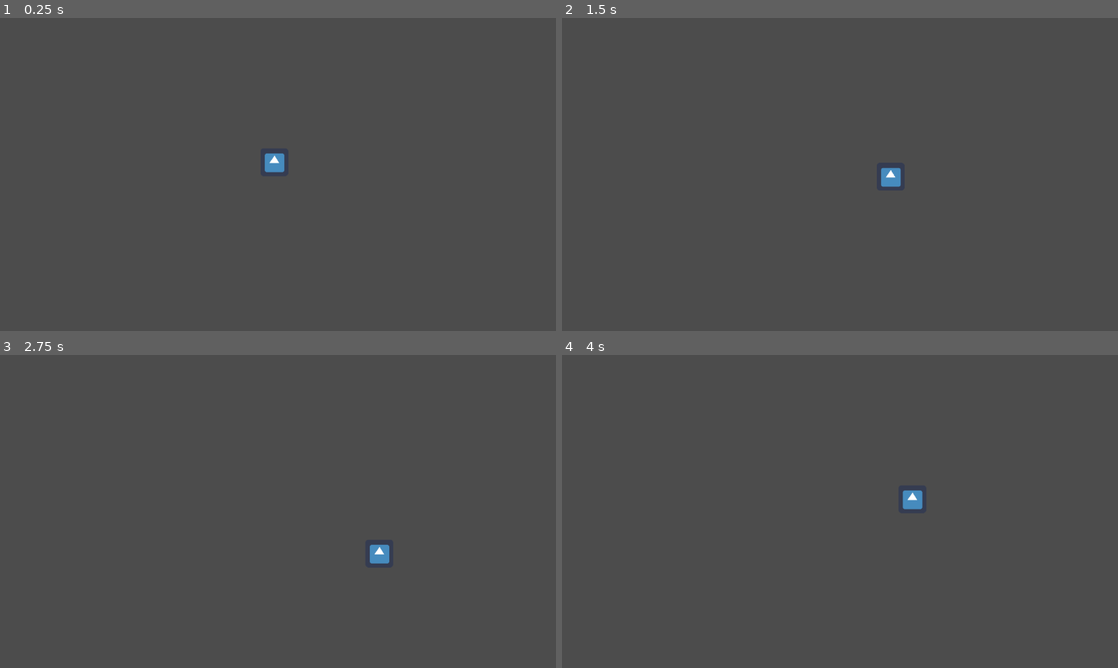
Above: before the commit, frames 1-4 (two rows, left to right).
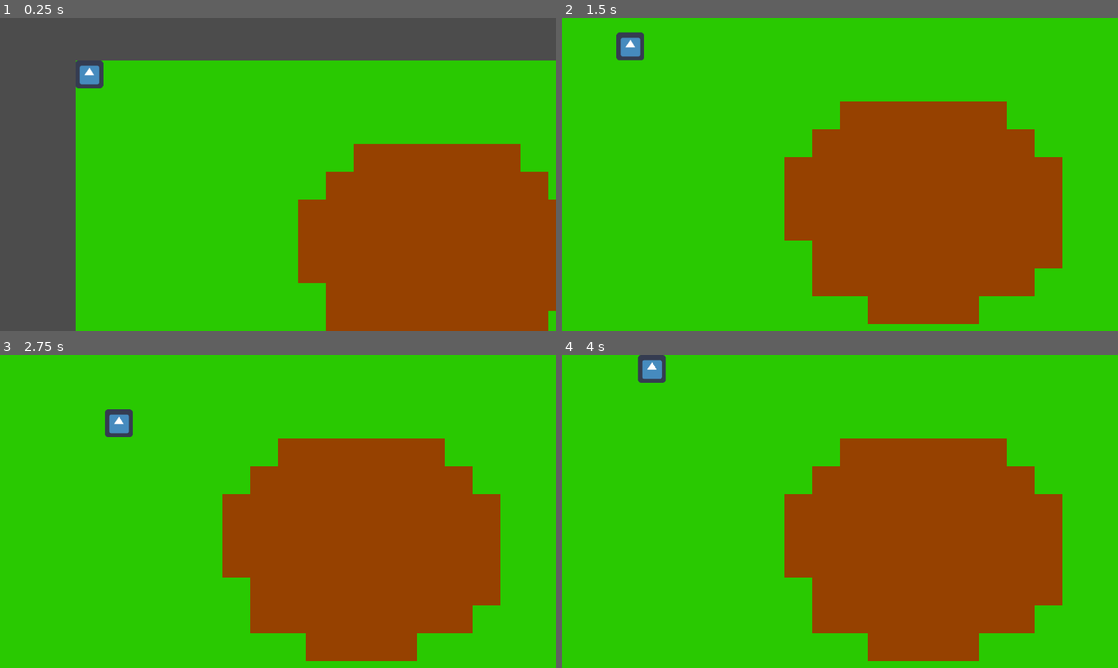
Above: after the commit, the same moments.

Repository: SucculentEntertainment/Split-Soul-Godot
Game: Godot game, scene res://Scenes/Main.tscn
Two runs of this game, one before a commit and one after it. Both use one fixed random seed, a clock stepped at 60 frames per second and the inputs below. The engine's default icon, where the game draws it, is replaced by a stand-in: a white triangle on a blue panel in a dark square.
Inputs:
- Up to frame 1 (0.25 s): no input
- Up to frame 2 (1.5 s): hold D (ctrl_right) 0.53-1.28 s; hold S (ctrl_down) from 1.28 s (still down)
- Up to frame 3 (2.75 s): release S (ctrl_down) at 2.03 s; hold D (ctrl_right) from 2.03 s (still down)
- Up to frame 4 (4 s): release D (ctrl_right) at 2.78 s; hold W (ctrl_up) 2.78-3.53 s; hold A (ctrl_left) from 3.53 s (still down)

The runs differ from the first frame. In frame 1, 74% of the frame differs, in the area x 13-100%, y 13-100%; in frame 2, 100%, in the area x 0-100%, y 0-100%; in frame 3, 100%; in frame 4, 100%.

Commit message:
Imported new Sprites

Diff:
--- a/Scenes/Main.tscn
+++ b/Scenes/Main.tscn
@@ -1,8 +1,6 @@
 [gd_scene load_steps=2 format=2]
 
-[ext_resource path="res://Scenes/Player.tscn" type="PackedScene" id=1]
+[ext_resource path="res://Scenes/Main.gd" type="Script" id=2]
 
 [node name="Main" type="Node"]
-
-[node name="Player" parent="." instance=ExtResource( 1 )]
-position = Vector2( 631.575, 331.615 )
+script = ExtResource( 2 )
--- a/Scenes/Player.tscn
+++ /dev/null
@@ -1,18 +0,0 @@
-[gd_scene load_steps=4 format=2]
-
-[ext_resource path="res://icon.png" type="Texture" id=1]
-[ext_resource path="res://Scripts/Player.gd" type="Script" id=2]
-
-[sub_resource type="RectangleShape2D" id=1]
-extents = Vector2( 32, 32 )
-
-[node name="Player" type="KinematicBody2D"]
-script = ExtResource( 2 )
-accel = 10.0
-maxSpeed = 100.0
-
-[node name="Sprite" type="Sprite" parent="."]
-texture = ExtResource( 1 )
-
-[node name="CollisionShape2D" type="CollisionShape2D" parent="."]
-shape = SubResource( 1 )
Not shown, added: Sprites/coin.png.import
